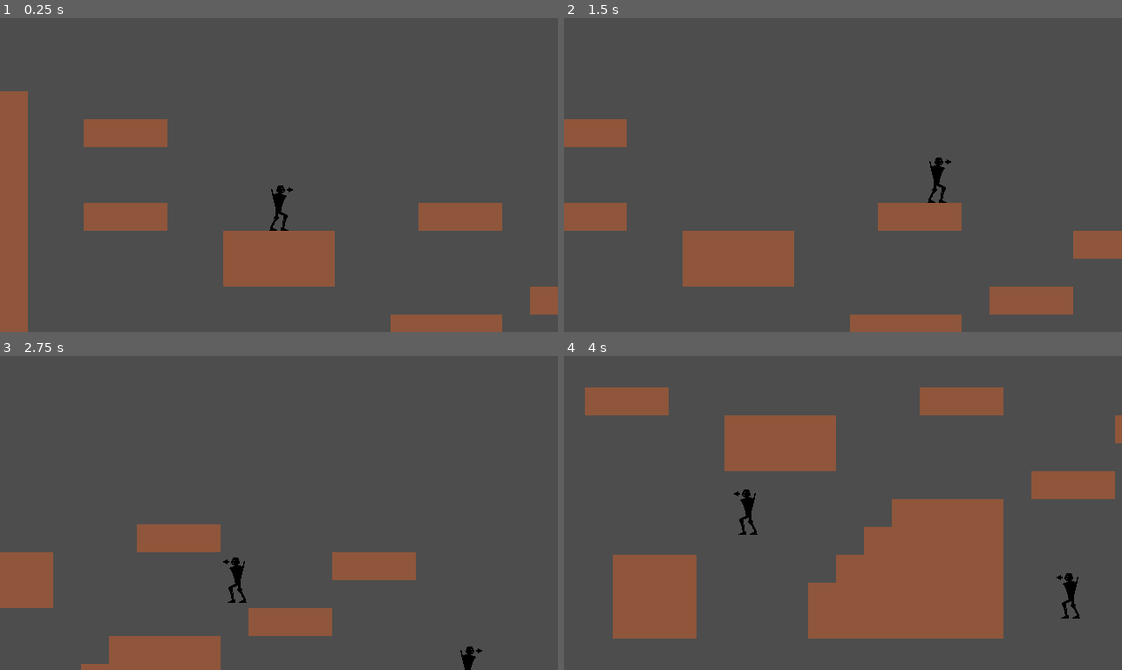
Above: before the commit, frames 1-4 (two rows, left to right).
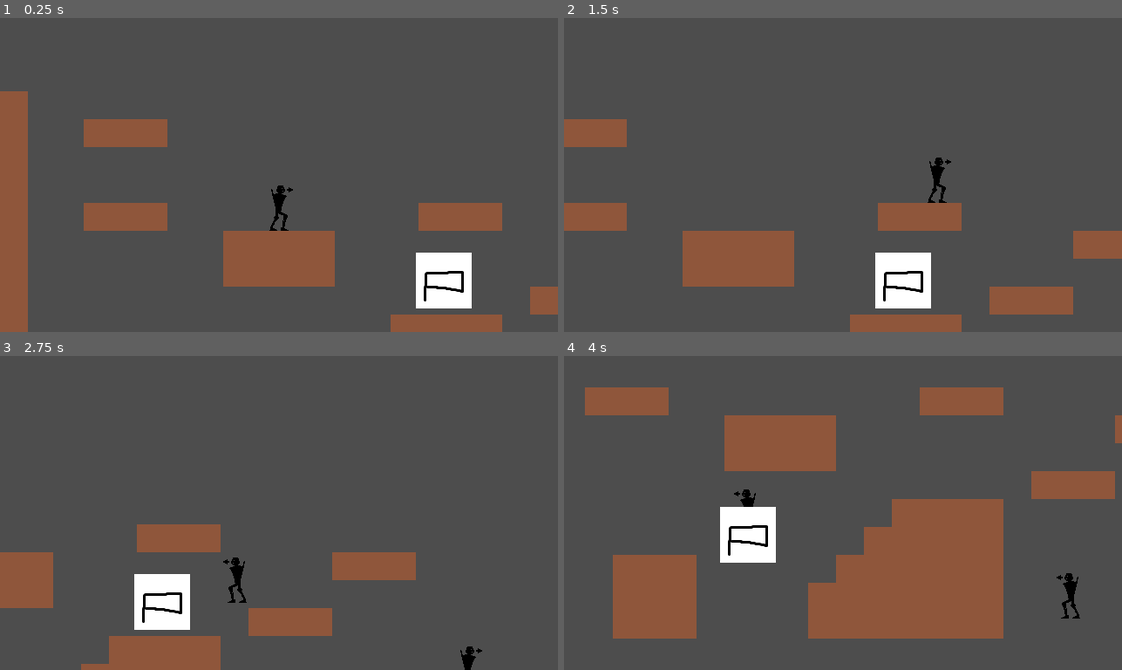
Above: after the commit, the same moments.

Repository: ThreeCoffees/2dplatformershooter
Game: Godot game, scene res://scenes/levels/game.tscn
The game is run twice, just before and just after one commit, with the same random seed, the same clock (stepped at 60 frames per second) and the same inputs.
Inputs:
- Up to frame 1 (0.25 s): no input
- Up to frame 2 (1.5 s): tap Enter at 0.5 s; hold D (move_right) from 0.53 s (still down); tap W (jump) at 0.77 s
- Up to frame 3 (2.75 s): tap W (jump) at 1.52 s; release D (move_right) at 2.03 s; hold A (move_left) from 2.03 s (still down)
- Up to frame 4 (4 s): keep holding A (move_left); tap W (jump) at 3.02, 3.77 s

The runs differ from the first frame. In frame 1, 1.8% of the frame differs, in the area x 74-85%, y 74-93%; in frame 2, 1.8%; in frame 3, 1.8%; in frame 4, 1.8%.

Commit message:
Weapon pickup

Diff:
--- a/project.godot
+++ b/project.godot
@@ -46,6 +46,7 @@
 
 2d_physics/layer_2="Player"
 2d_physics/layer_3="Ground"
+2d_physics/layer_4="Collectibles"
 
 [rendering]
 
--- a/scenes/entities/enemy.tscn
+++ b/scenes/entities/enemy.tscn
@@ -75,6 +75,4 @@
 [node name="AnimationComponent" parent="." node_paths=PackedStringArray("sprite") instance=ExtResource("4_4fpkd")]
 sprite = NodePath("../AnimatedSprite2D")
 
-[node name="AIComponent" parent="." node_paths=PackedStringArray("left_raycast", "right_raycast") instance=ExtResource("6_hlb8m")]
-left_raycast = NodePath("")
-right_raycast = NodePath("")
+[node name="AIComponent" parent="." instance=ExtResource("6_hlb8m")]
--- a/scenes/entities/player.gd
+++ b/scenes/entities/player.gd
@@ -22,3 +22,9 @@
 	animation_component.handle_jump_animation(jump_component.is_jumping, !jump_component.is_going_up)
 
 	move_and_slide()
+
+func equip_weapon(weapon: Weapon):
+	weapon.get_parent().remove_child(weapon)
+	add_child(weapon)
+
+	weapon.position = Vector2.ZERO
--- a/scenes/entities/player.tscn
+++ b/scenes/entities/player.tscn
@@ -58,7 +58,7 @@
 
 [node name="Player" type="CharacterBody2D" node_paths=PackedStringArray("gravity_component", "input_component", "movement_component", "jump_component", "wall_jump_component", "animation_component")]
 collision_layer = 2
-collision_mask = 4
+collision_mask = 12
 script = ExtResource("1_g2els")
 gravity_component = NodePath("GravityComponent")
 input_component = NodePath("InputComponent")
--- /dev/null
+++ b/scenes/entities/weapons/handgun.tscn
@@ -0,0 +1,20 @@
+[gd_scene load_steps=4 format=3 uid="uid://cu2pm7fkcnbj"]
+
+[ext_resource type="Script" uid="uid://ce8uil7n16nr" path="res://scenes/entities/weapons/weapon.gd" id="1_c3gc1"]
+[ext_resource type="Texture2D" uid="uid://cq6fm527igtjq" path="res://assets/handgun-ultraplaceholder.bmp" id="1_vdes4"]
+
+[sub_resource type="RectangleShape2D" id="RectangleShape2D_vdes4"]
+size = Vector2(75, 75)
+
+[node name="Handgun" type="Area2D"]
+collision_layer = 8
+collision_mask = 2
+script = ExtResource("1_c3gc1")
+
+[node name="Sprite2D" type="Sprite2D" parent="."]
+texture = ExtResource("1_vdes4")
+
+[node name="CollisionShape2D" type="CollisionShape2D" parent="."]
+shape = SubResource("RectangleShape2D_vdes4")
+
+[connection signal="body_entered" from="." to="." method="_on_body_entered"]
--- /dev/null
+++ b/scenes/entities/weapons/weapon.gd
@@ -0,0 +1,10 @@
+extends Node2D
+class_name Weapon
+
+func _on_body_entered(body: Node2D) -> void:
+	print("aa")
+	if body is Player:
+		body.equip_weapon(self)
+
+func _process(delta: float) -> void:
+	pass
--- a/scenes/levels/game.tscn
+++ b/scenes/levels/game.tscn
@@ -1,9 +1,10 @@
-[gd_scene load_steps=8 format=4 uid="uid://cfarrr3b1stxl"]
+[gd_scene load_steps=9 format=4 uid="uid://cfarrr3b1stxl"]
 
 [ext_resource type="PackedScene" uid="uid://cc7uo8q0ekdp0" path="res://scenes/entities/player.tscn" id="1_eqihu"]
 [ext_resource type="Texture2D" uid="uid://dvbm34s7cxjg8" path="res://assets/Tilemap_Placeholder.png" id="2_61jgc"]
 [ext_resource type="PackedScene" uid="uid://dscn2pfs3h36g" path="res://scenes/entities/enemy.tscn" id="3_61jgc"]
 [ext_resource type="PackedScene" uid="uid://qwqk3qbb00to" path="res://scenes/entities/patrolling_enemy.tscn" id="4_riktp"]
+[ext_resource type="PackedScene" uid="uid://cu2pm7fkcnbj" path="res://scenes/entities/weapons/handgun.tscn" id="5_a1osm"]
 
 [sub_resource type="WorldBoundaryShape2D" id="WorldBoundaryShape2D_uwrxv"]
 
@@ -47,3 +48,6 @@
 
 [node name="PatrollingEnemy" parent="." instance=ExtResource("4_riktp")]
 position = Vector2(291, 263)
+
+[node name="Handgun" parent="." instance=ExtResource("5_a1osm")]
+position = Vector2(189, 89)
Binary file added: assets/handgun-ultraplaceholder.bmp
Not shown, added: assets/handgun-ultraplaceholder.bmp.import
Not shown, added: scenes/entities/weapons/weapon.gd.uid
Not shown, added: .gitignore
